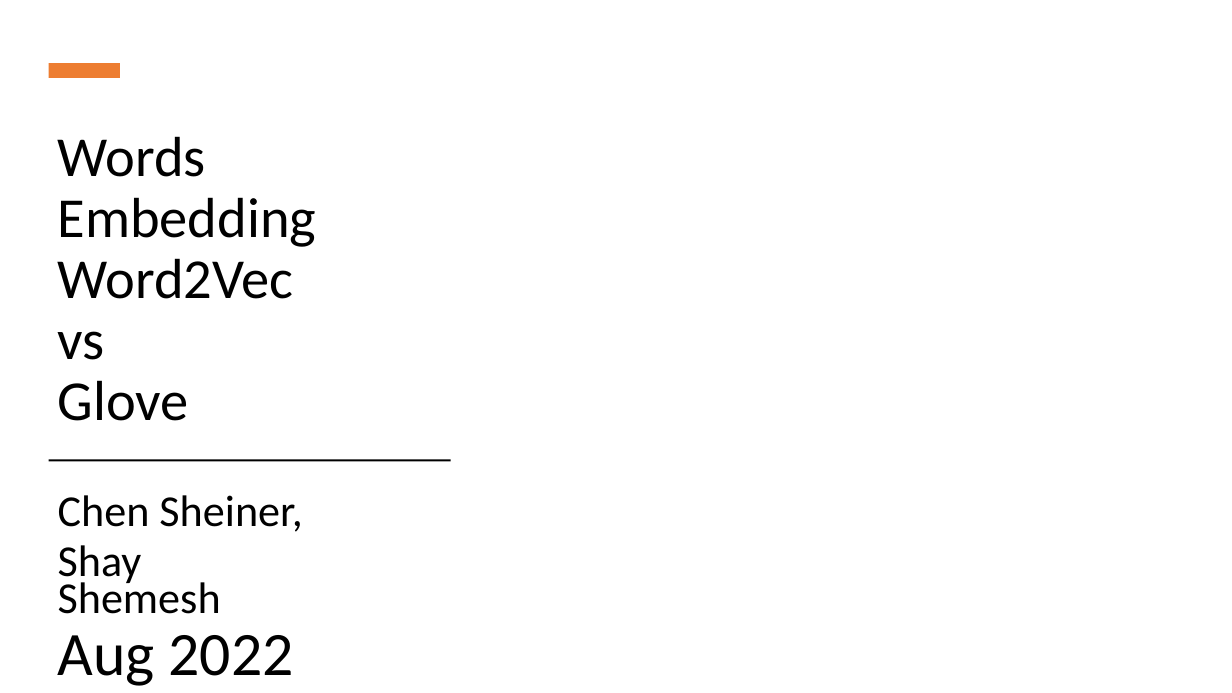
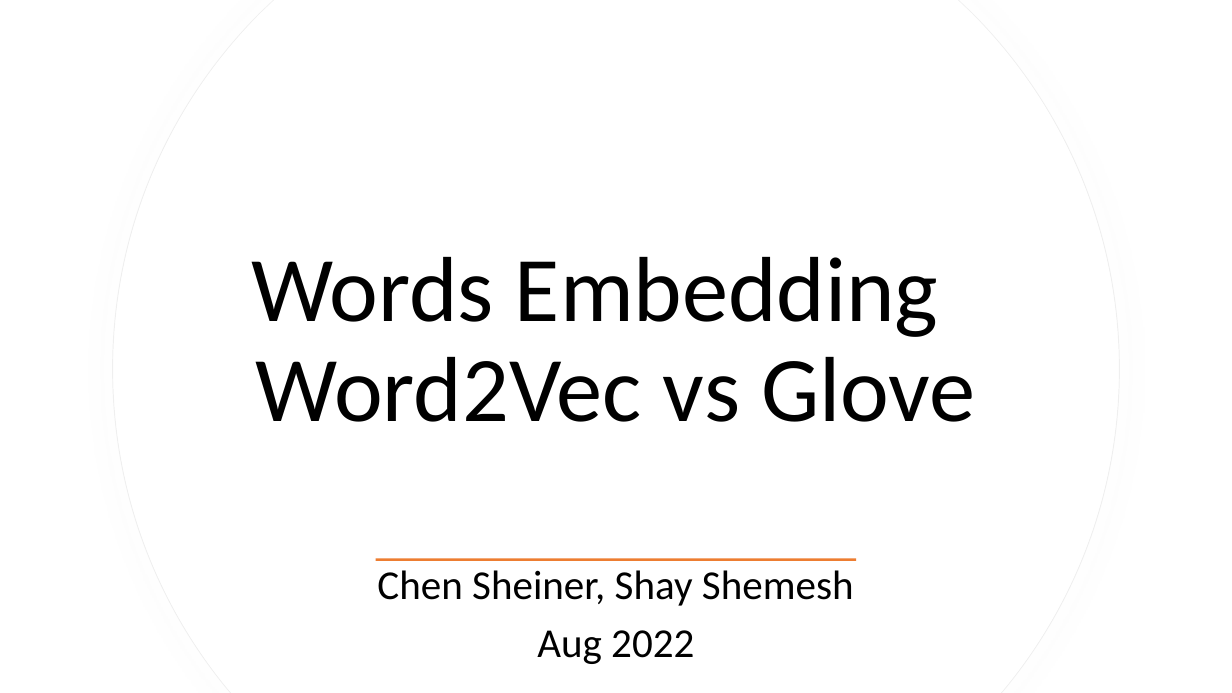
Before and after one commit to chensh3/word2vec_vs_glove, a slide deck: slide 1 of mid_term.pptx. Drawn at 1232x693 pixels with LibreOffice and Linux fonts; fonts in the diff are those of the drawing. Boxes give left, top, right and bottom in pixels: in the first picture for what was removed or moved away, otherwise in the second. Text is boxed around its words. In the diff, an @@ line names an element or a change of style, - is before the commit and + after.

Commit message:
improvement to pptx add 1 paper of comparison between glove and w2v

```diff
--- a/mid_term.pptx
+++ b/mid_term.pptx
@@ rectangle removed at box(0, 0, 944, 693) @@
@@ freeform shape added at box(113, 0, 1120, 693), fill #FFFFFF, outline #EFEFEF 0.75 pt @@
@@ freeform shape added at box(114, 0, 1119, 693), fill #FFFFFF @@
@@ rectangle removed at box(49, 63, 120, 78) @@
@@ title "Words Embedding Word2Vec vs Glove": place and size @@
-title "Words Embedding Word2Vec vs Glove" at box(58, 136, 317, 421)
+title "Words Embedding Word2Vec vs Glove" at box(251, 257, 975, 422)
@@ title "Words Embedding Word2Vec vs Glove" at box(251, 257, 975, 422): size 44 to 72 pt; alignment left to centre; vertical alignment bottom to middle @@
@@ rectangle removed at box(49, 459, 451, 461) @@
@@ rectangle added at box(376, 558, 857, 561), fill #ED7D31 @@
@@ subtitle "Chen Sheiner, Shay Shemesh": place and size @@
-subtitle "Chen Sheiner, Shay Shemesh" at box(58, 495, 302, 686)
+subtitle "Chen Sheiner, Shay Shemesh" at box(377, 570, 854, 664)
@@ subtitle "Chen Sheiner, Shay Shemesh" at box(377, 570, 854, 664): vertical alignment top to middle @@
@@ subtitle at box(377, 570, 854, 606): text changed; size 34.4 to 32 pt @@
-Chen Sheiner,
-Shay Shemesh
+Chen Sheiner, Shay Shemesh
@@ subtitle at box(537, 630, 694, 664): size 48.1 to 32 pt in "Aug 2022"; alignment left to centre; line spacing 0.7 to 0.9 @@
```
Also in this commit, not shown: 6 other slides changed, 1 slide added, 2 slides removed, 1 other file.
